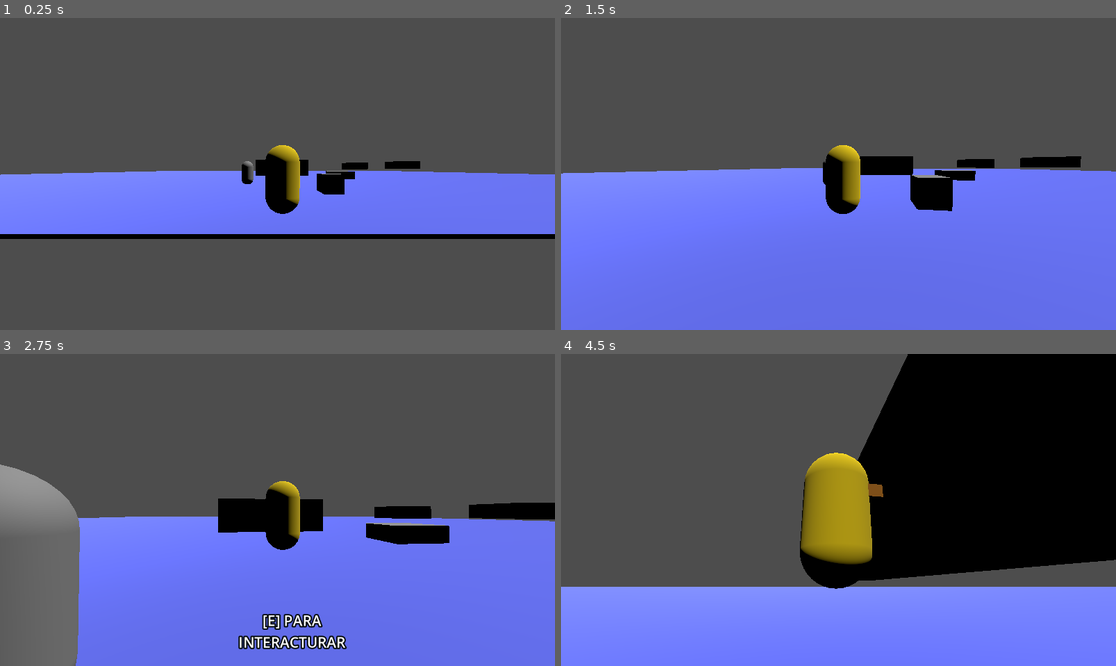
Above: before the commit, frames 1-4 (two rows, left to right).
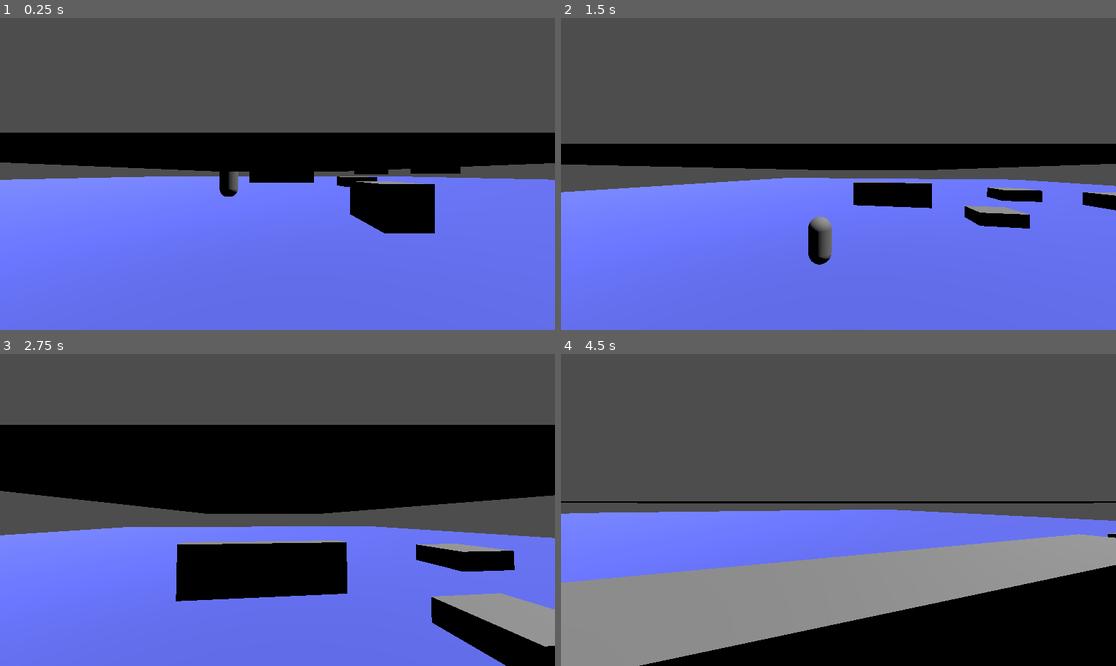
Above: after the commit, the same moments.

Repository: Luiksc/desdq
Game: Godot game, scene res://escenarios/n_1.tscn
Two runs of this game, one before a commit and one after it. Both use one fixed random seed, a clock stepped at 60 frames per second and the inputs below.
Inputs (mouse positions are in pixels of both pictures, inside the frame that each line leads up to):
- Up to frame 1 (0.25 s): no input
- Up to frame 2 (1.5 s): move the mouse to (866, 174) at 0.52 s; hold Space (saltar) 0.53-1.28 s; hold Up (ui_up) from 0.53 s (still down); move the mouse to (810, 174) at 1.27 s; tap E (interaccion) at 1.35 s
- Up to frame 3 (2.75 s): keep holding Up (ui_up); tap Space (saltar) at 1.52, 1.55, 1.82 s; move the mouse to (288, 503) at 2.02 s; hold Space (saltar) from 2.03 s (still down)
- Up to frame 4 (4.5 s): move the mouse to (832, 516) at 2.77 s; release Space (saltar) at 2.78 s; tap E (interaccion) at 2.85, 4.35 s; tap Space (saltar) at 3.02, 3.05, 3.32 s; move the mouse to (877, 513) at 3.52 s; hold Space (saltar) 3.53-4.28 s; tap Escape (escape) at 4.15 s; move the mouse to (672, 463) at 4.27 s; release Up (ui_up) at 4.28 s; hold Left (ui_left) from 4.28 s (still down)

The runs differ from the first frame. In frame 1, 47% of the frame differs, in the area x 0-100%, y 36-100%; in frame 2, 14%; in frame 3, 50%; in frame 4, 73%, in the area x 0-100%, y 0-100%.

Commit message:
optimización y arreglo de cámara

Diff:
--- a/escenarios/area_3d.gd
+++ /dev/null
@@ -1 +0,0 @@
-extends Area3D
--- a/escenarios/camararigida.gd
+++ /dev/null
@@ -1,29 +0,0 @@
-extends Node3D
-
-# Arrastrá tu jugador aquí desde el editor
-@export var offset: Vector3 = Vector3(0, 5, 8)
-@export var velocidad_seguimiento: float = 10.0
-@onready var jugador: CharacterBody3D= get_node("../jugador")
-
-func _ready() -> void:
-	# Busca el jugador automáticamente, sin necesidad de asignarlo en el editor
-	if jugador == null:
-		jugador = get_tree().get_first_node_in_group("jugador")
-
-	if jugador != null:
-		global_position = jugador.global_position + offset
-		look_at(jugador.global_position, Vector3.UP)
-	else:
-		push_error("CameraRig: no se encontró el jugador")
-func _process(delta: float) -> void:
-
-	if jugador == null:
-		jugador = get_tree().get_first_node_in_group("jugador")
-
-	var target_pos = jugador.global_position + offset
-	global_position = global_position.lerp(target_pos, velocidad_seguimiento * delta)
-
-
-	# La rotación NUNCA cambia: la cámara siempre mira en la misma dirección
-	# Si querés que siempre apunte al jugador descomentá la siguiente línea:
-	# look_at(jugador.global_position, Vector3.UP)
--- a/escenarios/juador/camara_spring_arm_3d.gd
+++ /dev/null
@@ -1,18 +0,0 @@
-extends SpringArm3D
-
-@export var sensi := 0.004
-# Called when the node enters the scene tree for the first time.
-func _ready() -> void:
-	pass # Replace with function body.
-
-
-# Called every frame. 'delta' is the elapsed time since the previous frame.
-func _unhandled_input(event: InputEvent) -> void:
-	if event is InputEventMouseMotion:
-		rotation.y -= event.relative.x * sensi
-		rotation.y = wrapf(rotation.y, 0.0, TAU)
-
-		rotation.x -= event.relative.y * sensi
-		rotation.x = clamp(rotation.x, -PI/2, PI/4)
-
-		#la funcion clamp hace que se limiten ciertos valores
--- a/escenarios/juador/character_body_3d.tscn
+++ b/escenarios/juador/character_body_3d.tscn
@@ -1,7 +1,8 @@
-[gd_scene load_steps=8 format=3 uid="uid://cf5p26uaj7snn"]
+[gd_scene load_steps=10 format=3 uid="uid://cf5p26uaj7snn"]
 
-[ext_resource type="Script" path="res://escenarios/juador/jugador.gd" id="1_he6aj"]
-[ext_resource type="Script" path="res://escenarios/juador/camara_spring_arm_3d.gd" id="2_jglub"]
+[ext_resource type="Script" path="res://escenarios/jugador.gd" id="1_he6aj"]
+[ext_resource type="Script" path="res://escenarios/scripts/camara_spring_arm_3d.gd" id="2_jglub"]
+[ext_resource type="Script" path="res://escenarios/juador/seguimiento de camara.gd" id="3_hqykb"]
 
 [sub_resource type="CapsuleShape3D" id="CapsuleShape3D_1q4m4"]
 
@@ -17,6 +18,8 @@
 [sub_resource type="BoxMesh" id="BoxMesh_24u8i"]
 material = SubResource("StandardMaterial3D_jvk27")
 size = Vector3(0.5, 0.2, 1)
+
+[sub_resource type="SphereShape3D" id="SphereShape3D_s1l0q"]
 
 [node name="jugon" type="CharacterBody3D" groups=["jugon"]]
 transform = Transform3D(-1, 0, -8.74228e-08, 0, 1, 0, 8.74228e-08, 0, -1, 0.00116591, 0, 0)
@@ -34,9 +37,17 @@
 transform = Transform3D(1, 0, 7.10543e-15, 0, 1, 0, -7.10543e-15, 0, 1, 0.00821304, 1.35281, -0.150069)
 mesh = SubResource("BoxMesh_24u8i")
 
-[node name="SpringArm3D" type="SpringArm3D" parent="."]
-transform = Transform3D(1, -3.27994e-08, -7.34688e-09, 3.29853e-08, 0.999637, 0.0269103, 6.46159e-09, -0.0269103, 0.999637, -0.145742, 1.15755, 0.0896973)
-spring_length = 6.0
+[node name="pivote" type="Node3D" parent="."]
+transform = Transform3D(1, 0, 0, 0, 1, 0, 0, 0, 1, 0, 1.24271, 0)
 script = ExtResource("2_jglub")
 
-[node name="Camera3D" type="Camera3D" parent="SpringArm3D"]
+[node name="SpringArm3D" type="SpringArm3D" parent="pivote"]
+transform = Transform3D(1, 0, 0, 0, 0.999999, 0, 0, 0, 0.999999, 0, 0, 0)
+shape = SubResource("SphereShape3D_s1l0q")
+spring_length = 0.3
+
+[node name="posicion spring" type="Node3D" parent="pivote/SpringArm3D"]
+
+[node name="Camera3D" type="Camera3D" parent="pivote" node_paths=PackedStringArray("spring_arm")]
+script = ExtResource("3_hqykb")
+spring_arm = NodePath("../SpringArm3D/posicion spring")
--- /dev/null
+++ b/escenarios/juador/seguimiento de camara.gd
@@ -0,0 +1,13 @@
+extends Camera3D
+
+@export var spring_arm : Node3D
+@export var lerp_power: float = 1.5
+
+
+# Called when the node enters the scene tree for the first time.
+
+
+
+# Called every frame. 'delta' is the elapsed time since the previous frame.
+func _process(delta: float) -> void:
+	position = lerp(position, spring_arm.position, delta*lerp_power)
--- a/escenarios/juador/jugador.gd
+++ b/escenarios/jugador.gd
@@ -27,13 +27,13 @@
 func _ready() -> void:
 	fuerza_salto = (2 * distans_salto) / timp_salto
 	gravedad = (-2 * distans_salto) / (timp_salto * timp_salto)
-	Input.mouse_mode = Input.MOUSE_MODE_CAPTURED
+
 
 
 func _physics_process(delta: float) -> void: #se comprueba 60 veces por segundo, siendo un bucle
 	moviminto(delta)
 	move_and_slide()
-	mouse_appear()
+
 func saltar():
 	velocity.y = fuerza_salto
 
@@ -73,7 +73,7 @@
 
 	# JUMP BUFFER
 	# Registra la intención de salto aunque el jugador no esté en suelo aún
-	if Input.is_action_just_pressed("saltar"):
+	if Input.is_action_pressed("saltar"):
 		jump_buffer_timer = tiem_jump_buffer
 	if jump_buffer_timer > 0:
 		jump_buffer_timer -= delta
@@ -98,13 +98,3 @@
 	else:
 		velocity.x = move_toward(velocity.x, 0, friccion * delta)
 		velocity.z = move_toward(velocity.z, 0, friccion * delta)
-
-
-func mouse_appear() -> void:
-	if Input.is_action_just_pressed("escape"):
-		if Input.mouse_mode == Input.MOUSE_MODE_CAPTURED:
-			Input.mouse_mode = Input.MOUSE_MODE_VISIBLE
-			mouse_cam = false
-		else:
-			Input.mouse_mode = Input.MOUSE_MODE_CAPTURED
-			mouse_cam=true
--- a/escenarios/n_1 sin camara rotable.tscn
+++ /dev/null
@@ -1,58 +0,0 @@
-[gd_scene load_steps=9 format=3 uid="uid://d2lpx8eiqx0qc"]
-
-[ext_resource type="PackedScene" uid="uid://cf5p26uaj7snn" path="res://escenarios/juador/character_body_3d.tscn" id="1_63nhq"]
-
-[sub_resource type="StandardMaterial3D" id="StandardMaterial3D_5bv6o"]
-albedo_color = Color(0.380392, 0.427451, 0.94902, 1)
-
-[sub_resource type="BoxMesh" id="BoxMesh_tyn7n"]
-material = SubResource("StandardMaterial3D_5bv6o")
-size = Vector3(8, 0.1, 8)
-
-[sub_resource type="ConcavePolygonShape3D" id="ConcavePolygonShape3D_5bv6o"]
-data = PackedVector3Array(-4, 0.05, 4, 4, 0.05, 4, -4, -0.05, 4, 4, 0.05, 4, 4, -0.05, 4, -4, -0.05, 4, 4, 0.05, -4, -4, 0.05, -4, 4, -0.05, -4, -4, 0.05, -4, -4, -0.05, -4, 4, -0.05, -4, 4, 0.05, 4, 4, 0.05, -4, 4, -0.05, 4, 4, 0.05, -4, 4, -0.05, -4, 4, -0.05, 4, -4, 0.05, -4, -4, 0.05, 4, -4, -0.05, -4, -4, 0.05, 4, -4, -0.05, 4, -4, -0.05, -4, 4, 0.05, 4, -4, 0.05, 4, 4, 0.05, -4, -4, 0.05, 4, -4, 0.05, -4, 4, 0.05, -4, -4, -0.05, 4, 4, -0.05, 4, -4, -0.05, -4, 4, -0.05, 4, 4, -0.05, -4, -4, -0.05, -4)
-
-[sub_resource type="BoxMesh" id="BoxMesh_5bv6o"]
-
-[sub_resource type="ConcavePolygonShape3D" id="ConcavePolygonShape3D_tyn7n"]
-data = PackedVector3Array(-0.5, 0.5, 0.5, 0.5, 0.5, 0.5, -0.5, -0.5, 0.5, 0.5, 0.5, 0.5, 0.5, -0.5, 0.5, -0.5, -0.5, 0.5, 0.5, 0.5, -0.5, -0.5, 0.5, -0.5, 0.5, -0.5, -0.5, -0.5, 0.5, -0.5, -0.5, -0.5, -0.5, 0.5, -0.5, -0.5, 0.5, 0.5, 0.5, 0.5, 0.5, -0.5, 0.5, -0.5, 0.5, 0.5, 0.5, -0.5, 0.5, -0.5, -0.5, 0.5, -0.5, 0.5, -0.5, 0.5, -0.5, -0.5, 0.5, 0.5, -0.5, -0.5, -0.5, -0.5, 0.5, 0.5, -0.5, -0.5, 0.5, -0.5, -0.5, -0.5, 0.5, 0.5, 0.5, -0.5, 0.5, 0.5, 0.5, 0.5, -0.5, -0.5, 0.5, 0.5, -0.5, 0.5, -0.5, 0.5, 0.5, -0.5, -0.5, -0.5, 0.5, 0.5, -0.5, 0.5, -0.5, -0.5, -0.5, 0.5, -0.5, 0.5, 0.5, -0.5, -0.5, -0.5, -0.5, -0.5)
-
-[sub_resource type="BoxMesh" id="BoxMesh_3ccld"]
-
-[sub_resource type="ConcavePolygonShape3D" id="ConcavePolygonShape3D_oxi0n"]
-data = PackedVector3Array(-0.5, 0.5, 0.5, 0.5, 0.5, 0.5, -0.5, -0.5, 0.5, 0.5, 0.5, 0.5, 0.5, -0.5, 0.5, -0.5, -0.5, 0.5, 0.5, 0.5, -0.5, -0.5, 0.5, -0.5, 0.5, -0.5, -0.5, -0.5, 0.5, -0.5, -0.5, -0.5, -0.5, 0.5, -0.5, -0.5, 0.5, 0.5, 0.5, 0.5, 0.5, -0.5, 0.5, -0.5, 0.5, 0.5, 0.5, -0.5, 0.5, -0.5, -0.5, 0.5, -0.5, 0.5, -0.5, 0.5, -0.5, -0.5, 0.5, 0.5, -0.5, -0.5, -0.5, -0.5, 0.5, 0.5, -0.5, -0.5, 0.5, -0.5, -0.5, -0.5, 0.5, 0.5, 0.5, -0.5, 0.5, 0.5, 0.5, 0.5, -0.5, -0.5, 0.5, 0.5, -0.5, 0.5, -0.5, 0.5, 0.5, -0.5, -0.5, -0.5, 0.5, 0.5, -0.5, 0.5, -0.5, -0.5, -0.5, 0.5, -0.5, 0.5, 0.5, -0.5, -0.5, -0.5, -0.5, -0.5)
-
-[node name="n1" type="Node3D"]
-
-[node name="MeshInstance3D" type="MeshInstance3D" parent="."]
-transform = Transform3D(1, 0, 0, 0, 1, 0, 0, 0, 15, 0, 0, -52.9383)
-mesh = SubResource("BoxMesh_tyn7n")
-
-[node name="StaticBody3D" type="StaticBody3D" parent="MeshInstance3D"]
-
-[node name="CollisionShape3D" type="CollisionShape3D" parent="MeshInstance3D/StaticBody3D"]
-shape = SubResource("ConcavePolygonShape3D_5bv6o")
-
-[node name="CharacterBody3D" parent="." instance=ExtResource("1_63nhq")]
-transform = Transform3D(1, 0, 0, 0, 1, 0, 0, 0, 1, -0.51978, 0.998009, 5.02518)
-
-[node name="MeshInstance3D2" type="MeshInstance3D" parent="."]
-transform = Transform3D(8, 0, 0, 0, 2.5, 0, 0, 0, 1, 0.0249054, 1.49748, -1.10078)
-mesh = SubResource("BoxMesh_5bv6o")
-
-[node name="StaticBody3D" type="StaticBody3D" parent="MeshInstance3D2"]
-
-[node name="CollisionShape3D" type="CollisionShape3D" parent="MeshInstance3D2/StaticBody3D"]
-shape = SubResource("ConcavePolygonShape3D_tyn7n")
-
-[node name="DirectionalLight3D" type="DirectionalLight3D" parent="."]
-transform = Transform3D(0.0260851, 0.884257, 0.466272, 0.0677855, -0.466921, 0.881697, 0.997359, 0.00860735, -0.0721194, 2.21755, 5.53788, 0)
-
-[node name="MeshInstance3D3" type="MeshInstance3D" parent="."]
-transform = Transform3D(1, 0, 0, 0, 1, 0, 0, 0, 2, 2.16404, 0.582387, 0)
-mesh = SubResource("BoxMesh_3ccld")
-
-[node name="StaticBody3D" type="StaticBody3D" parent="MeshInstance3D3"]
-
-[node name="CollisionShape3D" type="CollisionShape3D" parent="MeshInstance3D3/StaticBody3D"]
-shape = SubResource("ConcavePolygonShape3D_oxi0n")
--- a/escenarios/n_1.tscn
+++ b/escenarios/n_1.tscn
@@ -1,10 +1,41 @@
 [gd_scene load_steps=14 format=3 uid="uid://47xbkcamudd2"]
 
 [ext_resource type="PackedScene" uid="uid://cf5p26uaj7snn" path="res://escenarios/juador/character_body_3d.tscn" id="1_5bv6o"]
-[ext_resource type="Script" path="res://escenarios/nivel_1.gd" id="1_oxi0n"]
-[ext_resource type="Script" path="res://escenarios/camararigida.gd" id="2_tyn7n"]
+[ext_resource type="Script" path="res://escenarios/scripts/nivel_1.gd" id="1_oxi0n"]
 [ext_resource type="PackedScene" uid="uid://cqpeejgxglac6" path="res://escenarios/npc.tscn" id="3_3ccld"]
 [ext_resource type="PackedScene" uid="uid://cb2qeh0ro8vw2" path="res://addons/dialog_system/dialog_System.tscn" id="6_ytt0h"]
+
+[sub_resource type="GDScript" id="GDScript_ek3q0"]
+script/source = "extends Node3D
+
+# Arrastrá tu jugador aquí desde el editor
+@export var offset: Vector3 = Vector3(0, 5, 8)
+@export var velocidad_seguimiento: float = 10.0
+@onready var jugador: CharacterBody3D= get_node(\"../jugador\")
+
+func _ready() -> void:
+	# Busca el jugador automáticamente, sin necesidad de asignarlo en el editor
+	if jugador == null:
+		jugador = get_tree().get_first_node_in_group(\"jugador\")
+
+	if jugador != null:
+		global_position = jugador.global_position + offset
+		look_at(jugador.global_position, Vector3.UP)
+	else:
+		push_error(\"CameraRig: no se encontró el jugador\")
+func _process(delta: float) -> void:
+
+	if jugador == null:
+		jugador = get_tree().get_first_node_in_group(\"jugador\")
+
+	var target_pos = jugador.global_position + offset
+	global_position = global_position.lerp(target_pos, velocidad_seguimiento * delta)
+
+
+	# La rotación NUNCA cambia: la cámara siempre mira en la misma dirección
+	# Si querés que siempre apunte al jugador descomentá la siguiente línea:
+	# look_at(jugador.global_position, Vector3.UP)
+"
 
 [sub_resource type="BoxMesh" id="BoxMesh_3ccld"]
 
@@ -36,7 +67,7 @@
 
 [node name="Node3D" type="Node3D" parent="."]
 transform = Transform3D(1, 0, 0, 0, 0.89381, 0.448446, 0, -0.448446, 0.89381, 0, 3.38039, 8.14852)
-script = ExtResource("2_tyn7n")
+script = SubResource("GDScript_ek3q0")
 
 [node name="jugador" parent="." instance=ExtResource("1_5bv6o")]
 transform = Transform3D(1, 0, 0, 0, 1, 0, 0, 0, 1, -0.51978, 0.998009, 5.02518)
--- a/escenarios/npc.tscn
+++ b/escenarios/npc.tscn
@@ -1,6 +1,6 @@
 [gd_scene load_steps=5 format=3 uid="uid://cqpeejgxglac6"]
 
-[ext_resource type="Script" path="res://escenarios/npc1.gd" id="1_m84ka"]
+[ext_resource type="Script" path="res://escenarios/scripts/npc1.gd" id="1_m84ka"]
 
 [sub_resource type="BoxShape3D" id="BoxShape3D_dfi00"]
 size = Vector3(1.56575, 0.281006, 2.77472)
--- /dev/null
+++ b/escenarios/scripts/camara_spring_arm_3d.gd
@@ -0,0 +1,29 @@
+extends Node3D
+
+@export var sensi := 0.004
+@export_range(-90.0, 0.0, 0.1, "radians_as_degrees") var minim_angulo_vertical = -PI/2
+@export_range(0.0, 90.0, 0.1, "radians_as_degrees") var maxim_angulo_vertical = PI/4
+
+# Called when the node enters the scene tree for the first time.
+func _ready() -> void:
+	Input.mouse_mode = Input.MOUSE_MODE_CAPTURED
+
+
+# Called every frame. 'delta' is the elapsed time since the previous frame.
+func _unhandled_input(event: InputEvent) -> void:
+	if event is InputEventMouseMotion and Input.mouse_mode == Input.MOUSE_MODE_CAPTURED:
+		rotation.y -= event.relative.x * sensi
+		rotation.y = wrapf(rotation.y, 0.0, TAU)
+
+		rotation.x -= event.relative.y * sensi
+		rotation.x = clamp(rotation.x, minim_angulo_vertical, maxim_angulo_vertical)
+
+	if event.is_action_pressed("escape"):
+		if Input.mouse_mode == Input.MOUSE_MODE_CAPTURED:
+			Input.set_mouse_mode(Input.MOUSE_MODE_VISIBLE)
+
+		else:
+			Input.set_mouse_mode(Input.MOUSE_MODE_CAPTURED)
+
+
+		#la funcion clamp hace que se limiten ciertos valores
Empty file removed: escenarios/camera_3d.gd
Renamed: escenarios/nivel_1.gd -> escenarios/scripts/nivel_1.gd
Renamed: escenarios/npc1.gd -> escenarios/scripts/npc1.gd
